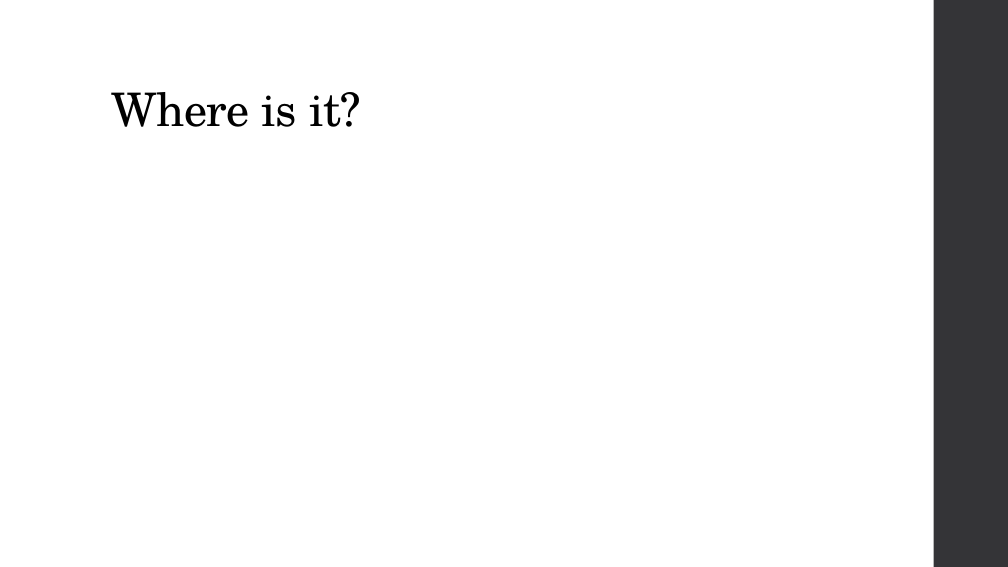
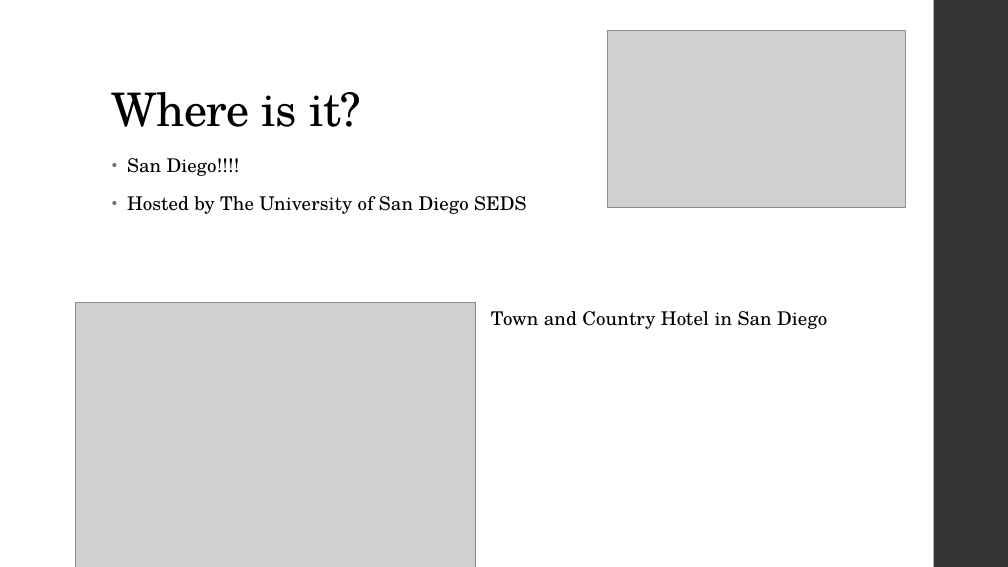
Before and after one commit to Maeswoon/UNHSEDS, a slide deck: slide 6 of Reports and Presentations/Presentations/Space Vision 2018.pptx (slide 4 before the commit). Drawn at 1008x567 pixels with LibreOffice and Linux fonts; fonts in the diff are those of the drawing; grey boxes stand for pictures. Boxes give left, top, right and bottom in pixels: in the first picture for what was removed or moved away, otherwise in the second. Text is boxed around its words. In the diff, an @@ line names an element or a change of style, - is before the commit and + after.

```diff
--- a/Reports and Presentations/Presentations/Space Vision 2018.pptx
+++ b/Reports and Presentations/Presentations/Space Vision 2018.pptx
@@ picture added at <box>607,30,906,207</box> @@
@@ text added at <box>127,158,827,329</box>, 18 pt, text #000000 @@
+• San Diego!!!!
+• Hosted by The University of San Diego SEDS
+• Town and Country Hotel in San Diego
@@ picture added at <box>76,302,476,567</box> @@
```
Also in this commit, not shown: 2 other slides changed, 3 slides added.
